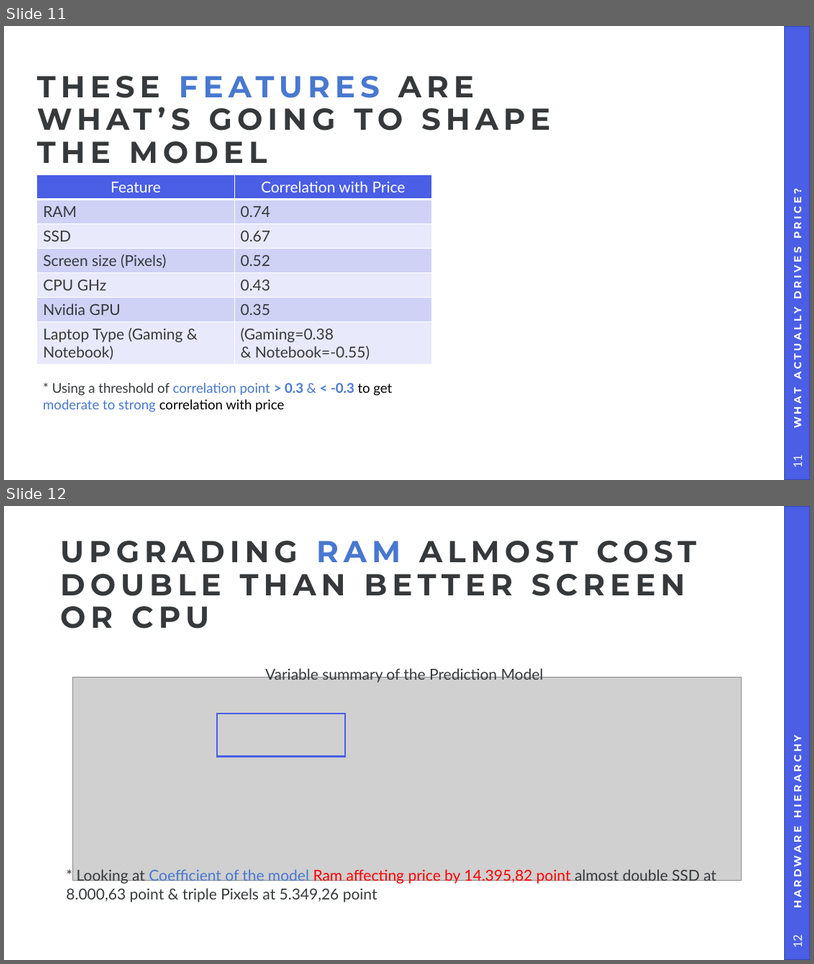
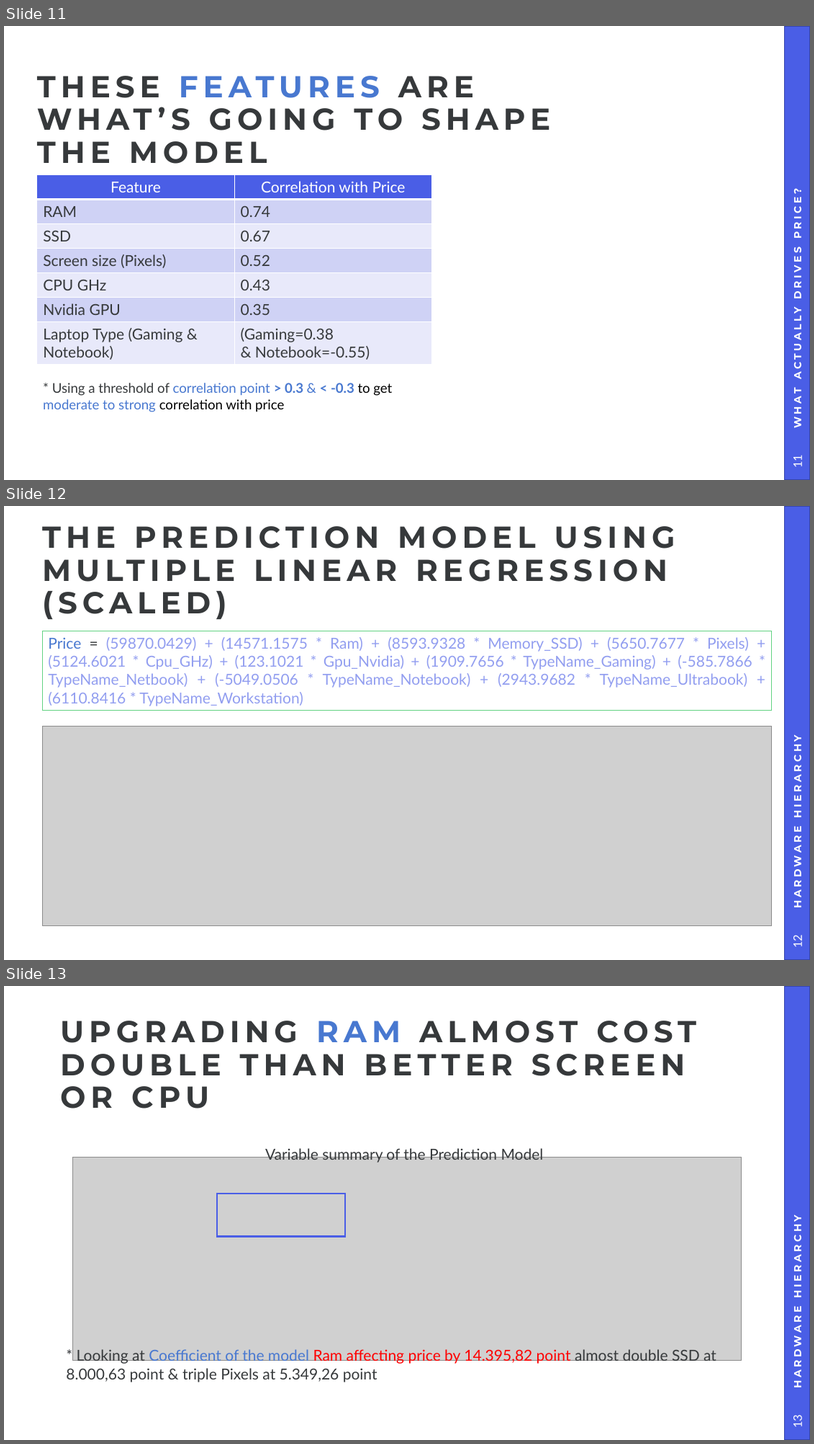
Before and after one commit to IhsanTaslim/laptop-specifications-and-price-prediction-dataset, a slide deck: Presentation Deck/Laptop Data Price Prediction.pptx. Shown one above the other, each under a label of ours: slides 11 and 12 before the commit, slides 11, 12 and 13 after it. The pictures are 814x964 and 814x1444 pixels, drawn with LibreOffice and Linux fonts; fonts in the diff are those of the drawing; grey boxes stand for pictures; background and template pictures are left out. Boxes give left, top, right and bottom in pixels: in the first picture for what was removed or moved away, otherwise in the second. Text is boxed around its words. In the diff, an @@ line names an element or a change of style, - is before the commit and + after.

Commit message:
Finishing touch
Making the presentation deck have a more natural progression on data story telling

```diff
--- a/Presentation Deck/Laptop Data Price Prediction.pptx
+++ b/Presentation Deck/Laptop Data Price Prediction.pptx
@@ slide 12 added at (4,506,810,960), background #FFFFFF; not listed: 1 template element that a slide beside it also shows @@
@@ title added at (42,526,676,619), 36 pt, text #36393B, bold @@
+THE PREDICTION MODEL USING MULTIPLE LINEAR REGRESSION (SCALED)
@@ rectangle added at (42,631,772,710), fill #FFFFFF, outline #62D382 1 pt, 18 pt, text #929EF0 @@
+Price = (59870.0429) + (14571.1575 * Ram) + (8593.9328 * Memory_SSD) + (5650.7677 * Pixels) + (5124.6021 * Cpu_GHz) + (123.1021 * Gpu_Nvidia) + (1909.7656 * TypeName_Gaming) + (-585.7866 * TypeName_Netbook) + (-5049.0506 * TypeName_Notebook) + (2943.9682 * TypeName_Ultrabook) + (6110.8416 * TypeName_Workstation)
@@ rectangle added at (4,646,389,960), fill #FFFFFF, outline #FFFFFF 1 pt @@
@@ picture added at (42,726,772,926) @@
@@ text added at (790,744,804,906), 12 pt, text #FFFFFF, bold @@
+HARDWARE HIERARCHY
@@ page number added at (791,935,805,947), 14 pt, text #FFFFFF @@
+12
@@ what was slide 12 is now slide 13 @@
@@ page number at (791,1415,805,1427): text changed @@
-12
+13
```
Also in this commit, not shown: 1 other file.
